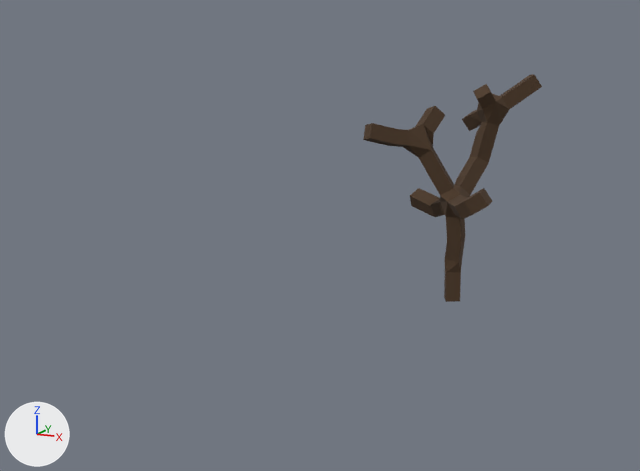
A saved change to the Blender file Objects/Trees/Trees.blend.
Camera for both pictures: a 50 mm camera at (9.0, -28.8, 9.3) aimed at (-3.6, -3.2, 2.4). The lights are fixed; the arrows at lower left show +X, +Y and +Z.
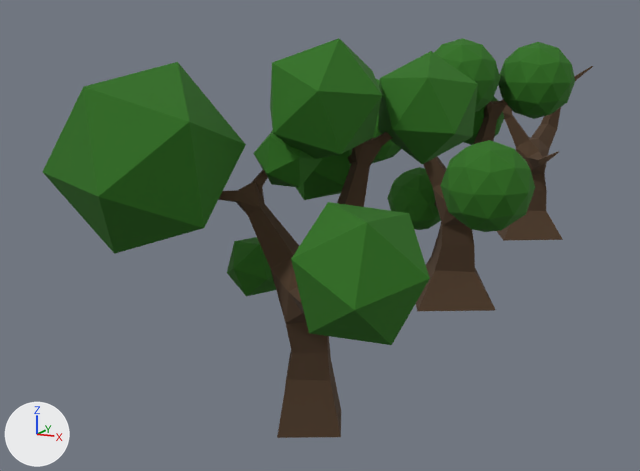
Where the change shows, as pixel boxes (x1, y1, x2, y2) in the pictures (640 x 471 px):
'Icosphere.011', added (green)
    after: (43, 62, 246, 254)
'Icosphere.012', added (green)
    after: (291, 202, 430, 345)
'Cube', reshaped, modifiers changed
    before: (363, 74, 542, 302)
    after: (416, 100, 508, 311)
'Cube.002', added (brown)
    after: (218, 132, 393, 438)
'Icosphere.008', added (green)
    after: (270, 38, 382, 159)
'Icosphere.007', added (green)
    after: (378, 51, 478, 164)
'Icosphere.005', added (green)
    after: (440, 140, 535, 232)
'Icosphere', added (green)
    after: (498, 42, 575, 119)
'Cube.001', added (brown)
    after: (497, 66, 593, 241)
'Icosphere.001', added (green)
    after: (434, 38, 500, 112)
'Icosphere.006', added (green)
    after: (387, 167, 441, 230)
'Icosphere.010', added (green)
    after: (253, 130, 322, 188)
'Icosphere.013', added (green)
    after: (227, 237, 276, 296)
'Icosphere.009', added (green)
    after: (296, 149, 352, 200)
'Icosphere.004', added (green)
    after: (371, 79, 401, 164)
'Icosphere.002', added
    after: (464, 97, 504, 145)
part 1 of me_cube, built on (brown)
    after: (416, 100, 508, 311)

The change, as a list of edits to the scene's bpy script:
```text
Change me_cube:
    used by ob_cube; location = (0.0, 0.0, 1.11); rotation_euler = (0.305, -0.456, -0.211), in degrees (17, -26, -12)
    remove me_cube.from_pydata(...)  # 18 vertices, 0 faces, 17 loose edges; spans x -0.98..4.19, y -1.04..3.75, z -1.13..5.59
    add me_cube.from_pydata(...)  # 347 vertices, 349 faces; spans x -2.22..4.21, y -2.07..3.76, z -1.78..5.62
    me_cube part 1: 18 vertices removed from x -0.98..4.19, y -1.04..3.75, z -1.13..5.59; 347 vertices added at x -2.22..4.21, y -2.07..3.76, z -1.78..5.62
Change ob_cube:
    remove _m = ob_cube.modifiers.new('Skin', 'SKIN')
Add ob_icosphere_013:
    ob_icosphere_013 = bpy.data.objects.new('Icosphere.013', me_icosphere_013)  # an icosphere of 20 faces spanning x -0.89..0.89, y -0.85..0.85, z -1.0..1.0; in mat_leafs (dark green #2c7117)
    ob_icosphere_013.location = (-2.08, -9.88, 3.25)
    ob_icosphere_013.rotation_euler = (1.394, -2.938, 0.866)  # degrees (80, -168, 50)
    ob_icosphere_013.scale = (0.844, 0.844, 0.844)
Add ob_icosphere_012:
    ob_icosphere_012 = bpy.data.objects.new('Icosphere.012', me_icosphere_013.copy())
    ob_icosphere_012.location = (2.12, -12.96, 4.37)
    ob_icosphere_012.rotation_euler = (1.376, -2.708, 0.441)  # degrees (79, -155, 25)
    ob_icosphere_012.scale = (1.58, 1.58, 1.58)
Add ob_icosphere_011:
    ob_icosphere_011 = bpy.data.objects.new('Icosphere.011', me_icosphere_013.copy())
    ob_icosphere_011.location = (-2.8, -13.31, 6.42)
    ob_icosphere_011.rotation_euler = (1.006, -1.96, 0.726)  # degrees (58, -112, 42)
    ob_icosphere_011.scale = (2.19, 2.19, 2.19)
Add ob_icosphere_010:
    ob_icosphere_010 = bpy.data.objects.new('Icosphere.010', me_icosphere_013.copy())
    ob_icosphere_010.location = (-0.49, -11.12, 6.32)
    ob_icosphere_010.rotation_euler = (1.424, -4.243, 1.781)  # degrees (82, -243, 102)
    ob_icosphere_010.scale = (0.796, 0.796, 0.796)
Add ob_icosphere_009:
    ob_icosphere_009 = bpy.data.objects.new('Icosphere.009', me_icosphere_013.copy())
    ob_icosphere_009.location = (-0.56, -9.05, 6.05)
    ob_icosphere_009.rotation_euler = (0.959, -2.933, 1.236)  # degrees (55, -168, 71)
    ob_icosphere_009.scale = (1.22, 1.22, 1.22)
Add ob_icosphere_008:
    ob_icosphere_008 = bpy.data.objects.new('Icosphere.008', me_icosphere_013.copy())
    ob_icosphere_008.location = (0.43, -11.13, 7.6)
    ob_icosphere_008.rotation_euler = (1.844, -2.567, 0.212)  # degrees (106, -147, 12)
    ob_icosphere_008.scale = (1.44, 1.44, 1.44)
Add ob_icosphere_007:
    ob_icosphere_007 = bpy.data.objects.new('Icosphere.007', me_icosphere_013.copy())
    ob_icosphere_007.location = (2.08, -9.06, 7.34)
    ob_icosphere_007.rotation_euler = (0.932, -0.208, 0.496)  # degrees (53, -12, 28)
    ob_icosphere_007.scale = (1.31, 1.31, 1.31)
Add ob_cube_002:
    ob_cube_002 = bpy.data.objects.new('Cube.002', me_cube_002)  # 347 vertices, 349 faces; spans x -1.5..4.21, y -1.33..3.76, z -1.5..5.62; in mat_material (brown #503c29)
    ob_cube_002.location = (0.0, -11.05, 1.11)
    ob_cube_002.rotation_euler = (0.305, -0.456, -0.211)  # degrees (17, -26, -12)
Add ob_icosphere_006:
    ob_icosphere_006 = bpy.data.objects.new('Icosphere.006', me_icosphere_006)  # an icosphere of 80 faces spanning x -0.95..0.95, y -1.0..1.0, z -1.0..1.0; in mat_leafs (dark green #2c7117)
    ob_icosphere_006.location = (-1.59, 0.83, 3.12)
    ob_icosphere_006.scale = (1.15, 1.15, 1.15)
Add ob_icosphere_005:
    ob_icosphere_005 = bpy.data.objects.new('Icosphere.005', me_icosphere_006.copy())
    ob_icosphere_005.location = (1.76, -2.37, 4.36)
    ob_icosphere_005.scale = (1.44, 1.44, 1.44)
Add ob_icosphere_004:
    ob_icosphere_004 = bpy.data.objects.new('Icosphere.004', me_icosphere_006.copy())
    ob_icosphere_004.location = (-2.43, -1.66, 6.1)
    ob_icosphere_004.scale = (1.42, 1.42, 1.42)
Add ob_icosphere_002:
    ob_icosphere_002 = bpy.data.objects.new('Icosphere.002', me_icosphere_006.copy())
    ob_icosphere_002.location = (0.0, 2.0, 6.0)
    ob_icosphere_002.scale = (1.02, 1.02, 1.02)
Add ob_icosphere_001:
    ob_icosphere_001 = bpy.data.objects.new('Icosphere.001', me_icosphere_006.copy())
    ob_icosphere_001.location = (-0.03, 0.23, 7.46)
    ob_icosphere_001.scale = (1.3, 1.3, 1.3)
Add ob_icosphere:
    ob_icosphere = bpy.data.objects.new('Icosphere', me_icosphere_006.copy())
    ob_icosphere.location = (2.08, 2.0, 7.33)
    ob_icosphere.scale = (1.3, 1.3, 1.3)
Add ob_cube_001:
    ob_cube_001 = bpy.data.objects.new('Cube.001', me_cube_001)  # 347 vertices, 349 faces; spans x -2.22..4.21, y -2.07..3.76, z -1.78..5.62; in mat_material (brown #503c29)
    ob_cube_001.location = (0.0, 11.09, 1.11)
    ob_cube_001.rotation_euler = (0.305, -0.456, -0.211)  # degrees (17, -26, -12)
```
